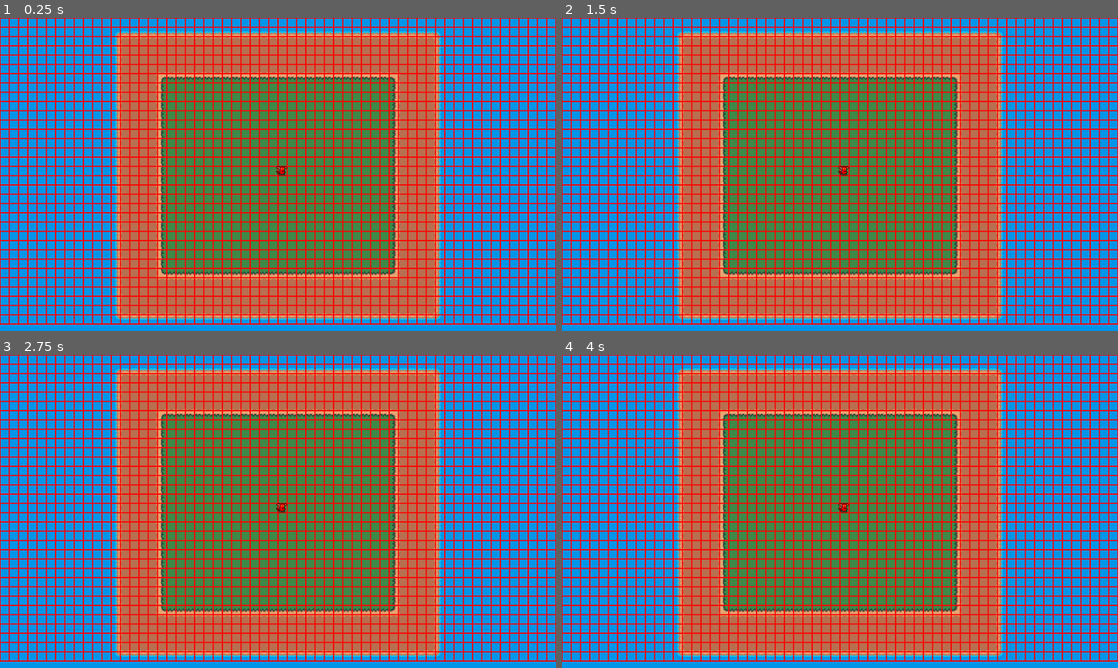
Above: before the commit, frames 1-4 (two rows, left to right).
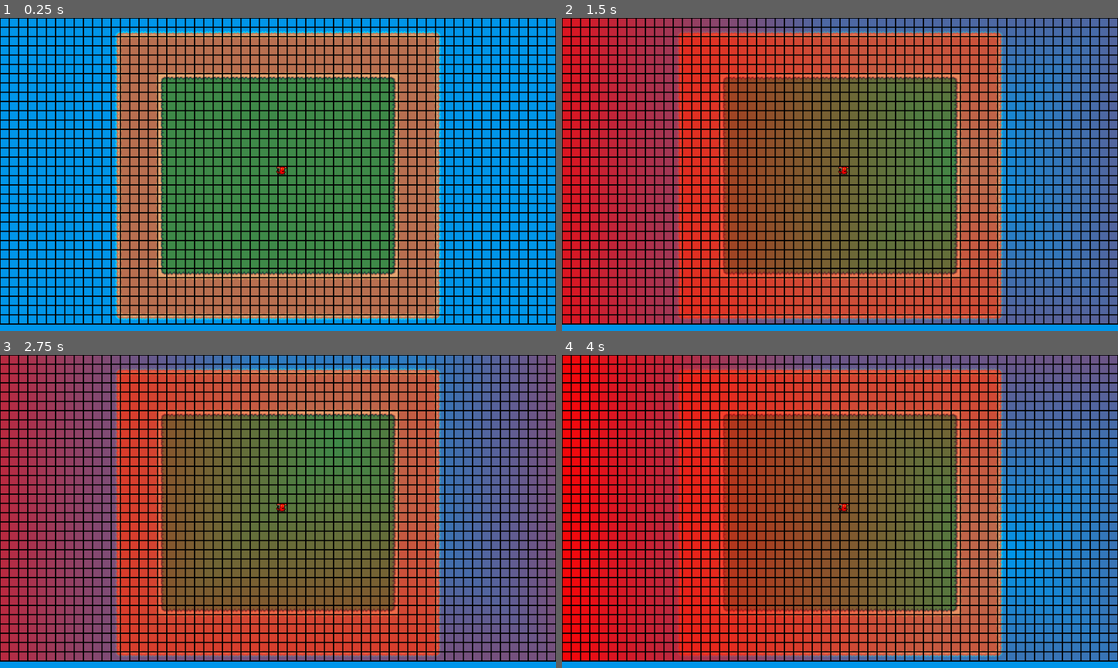
Above: after the commit, the same moments.

Repository: Rowan-Maynor/flow-field-test
Game: Godot game, scene res://Scenes/map.tscn
The game is run twice, just before and just after one commit, with the same random seed, the same clock (stepped at 60 frames per second) and the same inputs.
Inputs (mouse positions are in pixels of both pictures, inside the frame that each line leads up to):
- Up to frame 1 (0.25 s): no input
- Up to frame 2 (1.5 s): tap Enter at 0.5 s; move the mouse to (962, 158) at 0.52 s; hold Right mouse button (right_click) 0.53-1.28 s; click (962, 158) at 0.8 s; tap Space at 1.25 s; move the mouse to (728, 190) at 1.27 s; click (728, 190) at 1.35 s
- Up to frame 3 (2.75 s): right-click (166, 527) at 1.55 s; tap Enter at 2 s; move the mouse to (333, 442) at 2.02 s; hold Right mouse button (right_click) from 2.03 s (still down); click (333, 442) at 2.3 s
- Up to frame 4 (4 s): tap Space at 2.75 s; move the mouse to (812, 574) at 2.77 s; release Right mouse button (right_click) at 2.78 s; click (812, 574) at 2.85 s; right-click (812, 574) at 3.05 s; tap Enter at 3.5 s; move the mouse to (1006, 558) at 3.52 s; hold Right mouse button (right_click) from 3.53 s (still down); click (1006, 558) at 3.8 s

The runs differ from the first frame. In frame 1, 33% of the frame differs, in the area x 0-100%, y 0-98%; in frame 2, 91%; in frame 3, 88%; in frame 4, 91%.

Commit message:
Add cost generation and heatmap

Diff:
--- a/flow-test/Scripts/flow_field_manager_self_made.gd
+++ b/flow-test/Scripts/flow_field_manager_self_made.gd
@@ -10,22 +10,47 @@
 
 var grid: Array = [] #this will store data using [x][y]
 
+var neighbors: Array = [
+	Vector2.UP,
+	Vector2(1, -1),
+	Vector2.RIGHT,
+	Vector2(1, 1),
+	Vector2.DOWN,
+	Vector2(-1, 1),
+	Vector2.LEFT,
+	Vector2(-1, -1)
+]
+
+var neighbor_queue: Array = []
+
 func _ready():
-	grid = []
+	grid = generate_new_grid()
 	queue_redraw()
 
 func _input(event: InputEvent):
 	if event.is_action_pressed("right_click"):
 		grid = generate_new_grid()
 		target = get_target_grid_position(get_viewport().get_mouse_position())
+		neighbor_queue = []
+		neighbor_queue.append(target)
+		grid[target.x][target.y].visited = true
+		calculate_costs()
 		print(target)
-		print(grid[target.x][target.y])
+		queue_redraw()
+
+	if event.is_action_pressed("left_click"):
+		var pos: Vector2 = get_target_grid_position(get_viewport().get_mouse_position())
+		print(grid[pos.x][pos.y].cost)
 
 func _draw():
 	for x in range(grid_width):
 		for y in range(grid_height):
 			var pos = Vector2(x * cell_size, y * cell_size)
-			draw_rect(Rect2(pos, Vector2(cell_size, cell_size)), Color.RED, false, 2.0)
+			var cost: int = grid[x][y].cost
+			var fill_color: Color = Color(255, 0, 0, float(cost) / 50)
+			print(fill_color)
+			draw_rect(Rect2(pos, Vector2(cell_size, cell_size)), fill_color, true)
+			draw_rect(Rect2(pos, Vector2(cell_size, cell_size)), Color.BLACK, false, 2.0)
 
 func get_target_grid_position(pos: Vector2):
 	var grid_pos: Vector2 = Vector2.ZERO
@@ -42,6 +67,7 @@
 			var cell: Dictionary = {
 				"index": Vector2i(x, y),
 				"position": Vector2(x * cell_size, y * cell_size),
+				"visited": false,
 				"cost":  0,
 				"flow_vector": Vector2.ZERO
 			}
@@ -49,3 +75,24 @@
 		new_grid.append(column)
 
 	return new_grid
+
+func is_valid_cell(x: int, y: int):
+	return x >= 0 and x < grid_width and y >= 0 and y < grid_height
+
+func calculate_costs():
+	while(neighbor_queue.is_empty() == false):
+		var pos: Vector2 = neighbor_queue.pop_front()
+		for neighbor in neighbors:
+			var next_x: int = int(pos.x + neighbor.x)
+			var next_y: int = int(pos.y + neighbor.y)
+			var next_vector: Vector2 = Vector2(next_x, next_y)
+			if(is_valid_cell(next_x, next_y)):
+				if(grid[next_x][next_y].visited == false):
+					grid[next_x][next_y].visited = true
+					var cost_mod: int = check_for_collisions(next_vector)
+					grid[next_x][next_y].cost = grid[pos.x][pos.y].cost + cost_mod
+					neighbor_queue.append(next_vector)
+
+func check_for_collisions(_pos: Vector2):
+	var cost_mod: int = 1
+	return cost_mod
--- a/flow-test/project.godot
+++ b/flow-test/project.godot
@@ -28,6 +28,11 @@
 "events": [Object(InputEventMouseButton,"resource_local_to_scene":false,"resource_name":"","device":-1,"window_id":0,"a …(258 unchanged characters)…
 ]
 }
+left_click={
+"deadzone": 0.2,
+"events": [Object(InputEventMouseButton,"resource_local_to_scene":false,"resource_name":"","device":-1,"window_id":0,"alt_pressed":false,"shift_pressed":false,"ctrl_pressed":false,"meta_pressed":false,"button_mask":1,"position":Vector2(269, 15),"global_position":Vector2(278, 63),"factor":1.0,"button_index":1,"canceled":false,"pressed":true,"double_click":false,"script":null)
+]
+}
 
 [rendering]
 
